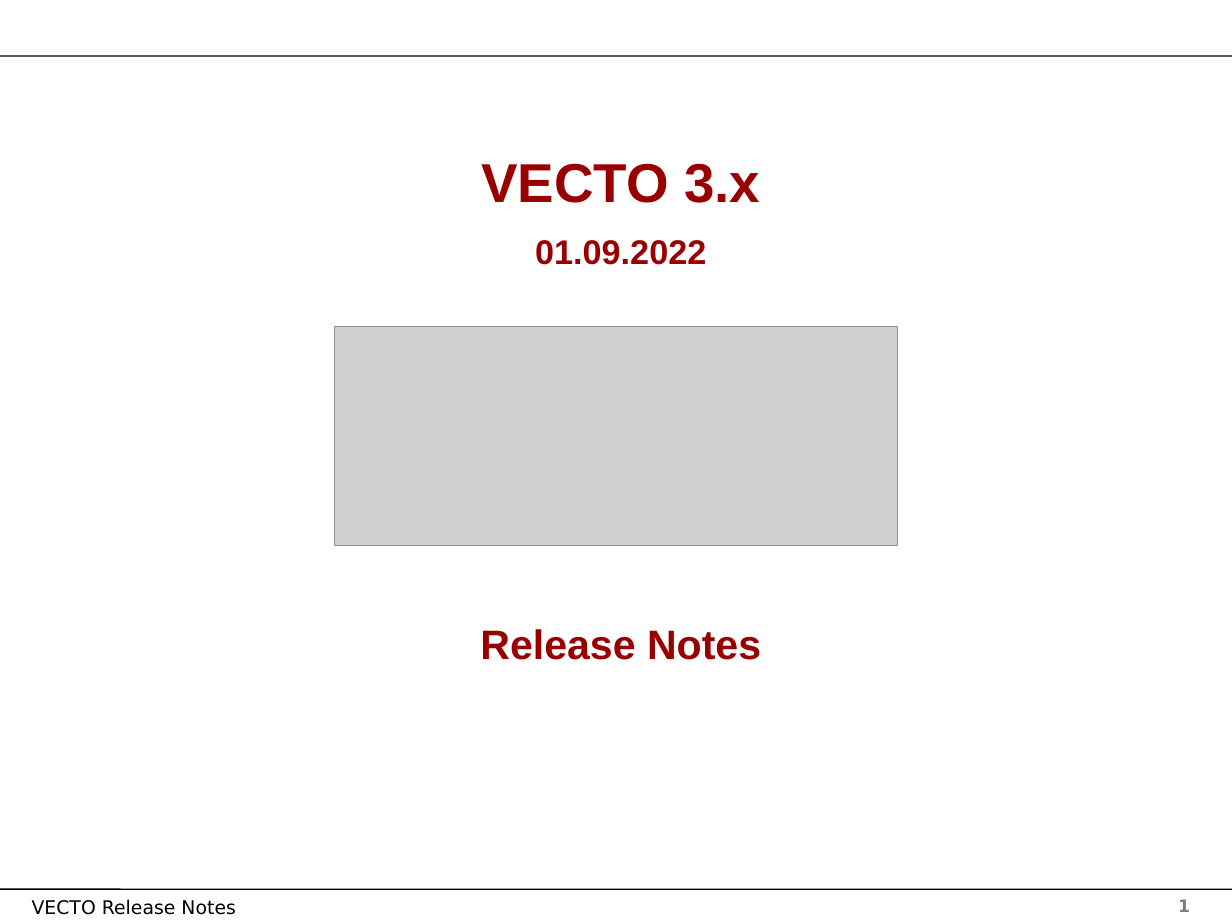
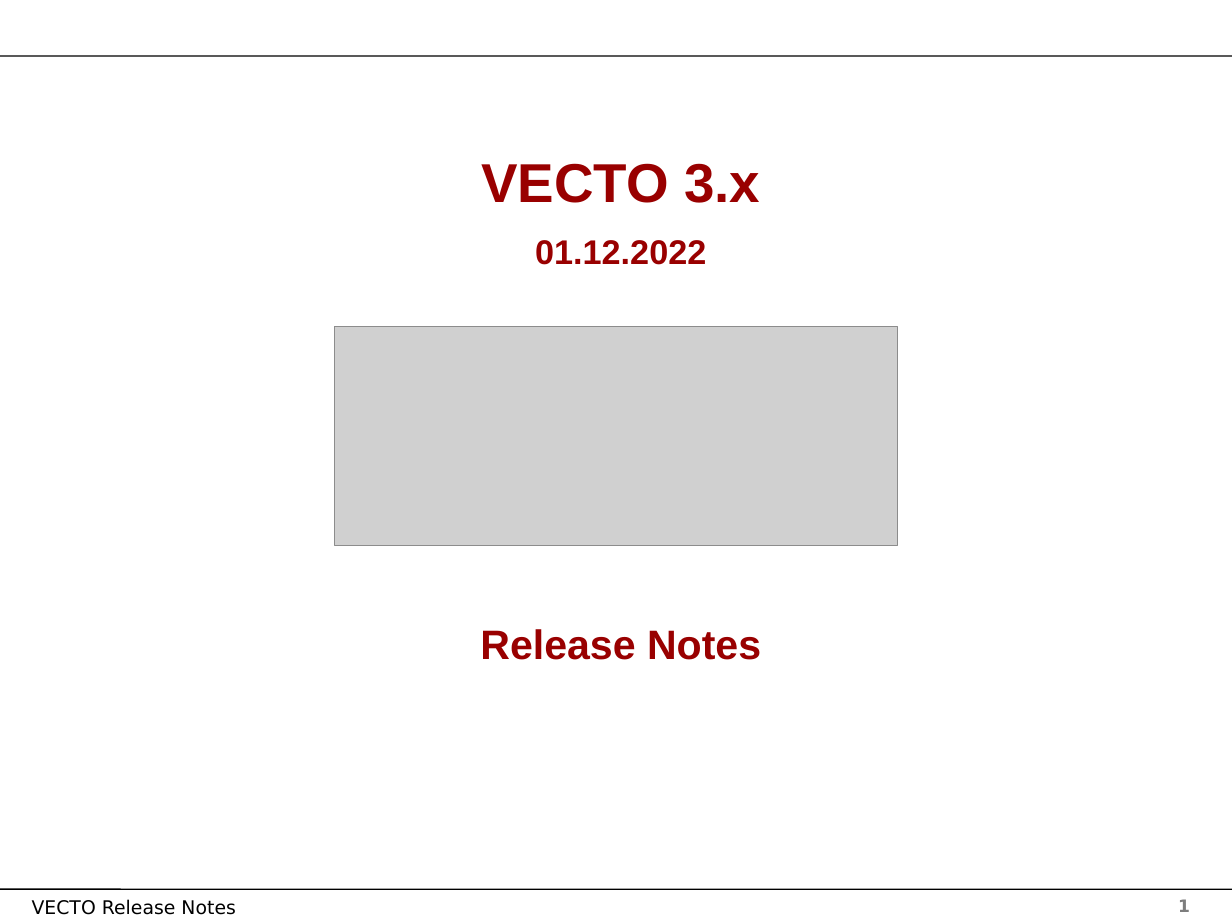
Before and after one commit to mohgsaad-art/VECTO, a slide deck: slide 1 of Documentation/User Manual Source/Release Notes Vecto3.x.pptx. Drawn at 1232x924 pixels with LibreOffice and Linux fonts; fonts in the diff are those of the drawing; grey boxes stand for pictures; background and template pictures are left out. Boxes give left, top, right and bottom in pixels: in the first picture for what was removed or moved away, otherwise in the second. Text is boxed around its words. In the diff, an @@ line names an element or a change of style, - is before the commit and + after.

```diff
--- a/Documentation/User Manual Source/Release Notes Vecto3.x.pptx
+++ b/Documentation/User Manual Source/Release Notes Vecto3.x.pptx
@@ text at bbox=[535, 240, 706, 265]: text changed @@
-01.09.2022
+01.12.2022
```
Also in this commit, not shown: 1 slide added, 13 other files.
